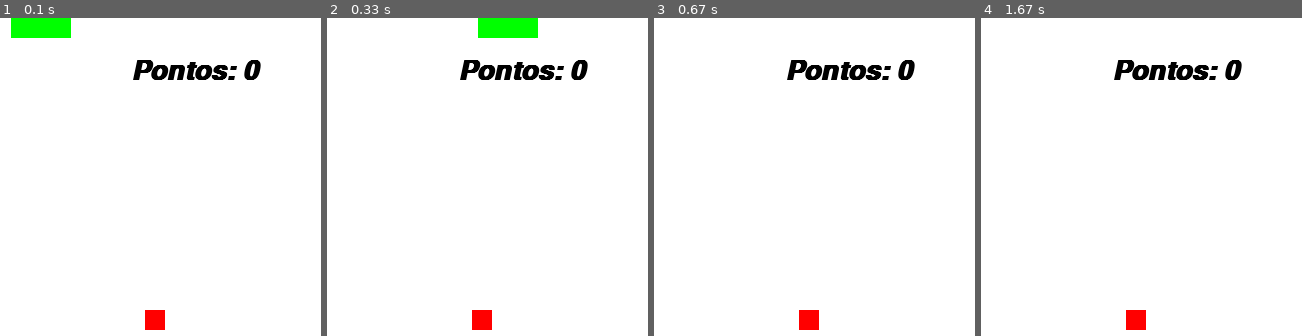
Above: before the commit, frames 1-4 (left to right).
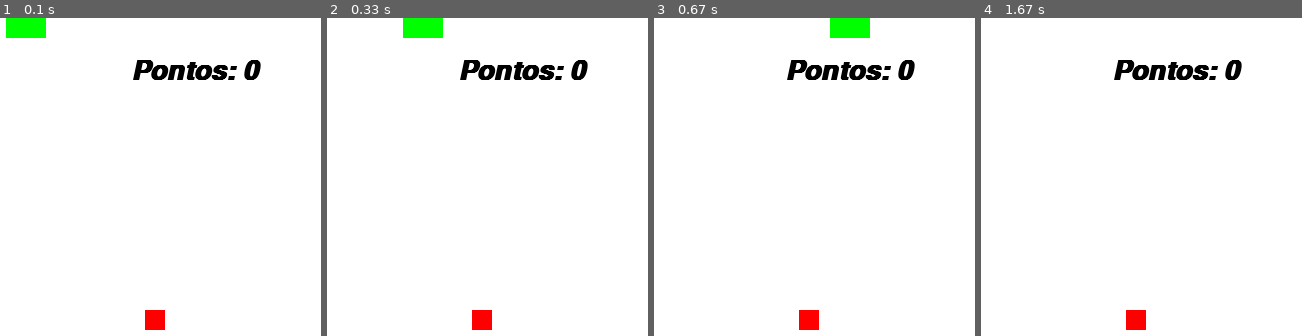
Above: after the commit, the same moments.

Repository: GBTorto/Estudo_Pygame
Game: pygame game, started from aula9-SnakeGame_parte_2.py
Two runs of this game, one before a commit and one after it. Both use one fixed random seed, a clock stepped at 60 frames per second and the inputs below.
Inputs:
- Up to frame 1 (0.1 s): no input
- Up to frame 2 (0.33 s): no input
- Up to frame 3 (0.67 s): hold D from 0.33 s (still down)
- Up to frame 4 (1.67 s): release D at 0.8 s

The runs differ from the first frame. In frame 1, 0.6% of the frame differs, in the area x 1-23%, y 0-7%; in frame 2, 2.0%, in the area x 23-66%, y 0-7%; in frame 3, 0.8%; in frame 4, nothing differs.

Commit message:
Finalização do jogo da cobrinha na aula 10

Diff:
--- /dev/null
+++ b/aula10-SnakeGame_parte_3.py
@@ -0,0 +1,162 @@
+import pygame
+from pygame.locals import *
+from sys import exit
+from random import randint
+
+# Inicia o pygame
+pygame.init()
+
+# Definir a largura e altura da tela
+largura_tela = 640
+altura_tela = 480
+tela = pygame.display.set_mode((largura_tela, altura_tela))
+
+# Define o título da janela
+pygame.display.set_caption('Jogo da Cobrinha')
+
+# Cores
+red = (255, 0, 0)
+green = (0, 255, 0)
+white = (255, 255, 255)
+black = (0, 0, 0)
+
+# Posição inicial da cobra
+x_cobra = largura_tela // 2
+y_cobra = altura_tela // 2
+
+# Controle de movimento
+velocidade = 20
+x_controle = velocidade
+y_controle = 0
+
+# Posição inicial da maçã
+def gerar_posicao_maca():
+    return randint(0, (largura_tela // 20) - 1) * 20, randint(0, (altura_tela // 20) - 1) * 20
+
+x_maca, y_maca = gerar_posicao_maca()
+
+# Fonte
+fonte = pygame.font.SysFont('arial', 40, True, True)
+pontos = 0
+
+# Frames
+clock = pygame.time.Clock()
+fps = 10
+
+# Sons
+pygame.mixer.init()
+pygame.mixer.music.set_volume(0.7)
+try:
+    pygame.mixer.music.load('./músicas/SUPER_MARIO_BROS_MÚSICAS.mp3')
+    pygame.mixer.music.play(-1)
+    barulho_colisao = pygame.mixer.Sound('./músicas/ringtone_mario.mp3')
+except:
+    print("Erro ao carregar arquivos de música.")
+    barulho_colisao = None
+
+# Corpo da cobra
+lista_cobra = []
+comprimento_inicial = 5
+morreu = False
+
+# Função para aumentar a cobra
+def aumenta_cobra(lista_cobra):
+    for x, y in lista_cobra:
+        pygame.draw.rect(tela, green, (x, y, 20, 20))
+
+# Função para reiniciar o jogo
+def reiniciar_jogo():
+    global pontos, comprimento_inicial, x_cobra, y_cobra, x_maca, y_maca, morreu, lista_cobra, x_controle, y_controle
+    pontos = 0
+    comprimento_inicial = 5
+    x_cobra = largura_tela // 2
+    y_cobra = altura_tela // 2
+    x_maca, y_maca = gerar_posicao_maca()
+    morreu = False
+    lista_cobra = []
+    x_controle = velocidade
+    y_controle = 0
+
+# Loop principal do jogo
+while True:
+    tela.fill(white)
+    mensagem = f'Pontos: {pontos}'
+    texto_formatado = fonte.render(mensagem, True, black)
+
+    for evento in pygame.event.get():
+        if evento.type == QUIT:
+            pygame.quit()
+            exit()
+
+        if evento.type == KEYDOWN:
+            if evento.key == K_a and x_controle == 0:
+                x_controle = -velocidade
+                y_controle = 0
+            if evento.key == K_d and x_controle == 0:
+                x_controle = velocidade
+                y_controle = 0
+            if evento.key == K_w and y_controle == 0:
+                y_controle = -velocidade
+                x_controle = 0
+            if evento.key == K_s and y_controle == 0:
+                y_controle = velocidade
+                x_controle = 0
+
+    x_cobra += x_controle
+    y_cobra += y_controle
+
+    # Teletransporte da borda
+    if x_cobra >= largura_tela:
+        x_cobra = 0
+    elif x_cobra < 0:
+        x_cobra = largura_tela - 20
+    if y_cobra >= altura_tela:
+        y_cobra = 0
+    elif y_cobra < 0:
+        y_cobra = altura_tela - 20
+
+    # Desenho da cobra e da maçã
+    cobra = pygame.draw.rect(tela, green, (x_cobra, y_cobra, 20, 20))
+    maca = pygame.draw.rect(tela, red, (x_maca, y_maca, 20, 20))
+
+    # Verifica colisão com a maçã
+    if cobra.colliderect(maca):
+        x_maca, y_maca = gerar_posicao_maca()
+        while [x_maca, y_maca] in lista_cobra:
+            x_maca, y_maca = gerar_posicao_maca()
+        pontos += 1
+        if barulho_colisao:
+            barulho_colisao.play()
+        comprimento_inicial += 1
+
+    # Atualiza a lista do corpo
+    lista_cabeca = [x_cobra, y_cobra]
+    lista_cobra.append(lista_cabeca)
+
+    if lista_cobra.count(lista_cabeca) > 1:
+        fonte2 = pygame.font.SysFont('arial', 20, True, True)
+        mensagem = 'Game over! Pressione R para jogar novamente'
+        texto_formatado = fonte2.render(mensagem, True, black)
+        ret_texto = texto_formatado.get_rect()
+        morreu = True
+        while morreu:
+            tela.fill(white)
+            for evento in pygame.event.get():
+                if evento.type == QUIT:
+                    pygame.quit()
+                    exit()
+                if evento.type == KEYDOWN and evento.key == K_r:
+                    reiniciar_jogo()
+            ret_texto.center = (largura_tela // 2, altura_tela // 2)
+            tela.blit(texto_formatado, ret_texto)
+            pygame.display.update()
+
+    if len(lista_cobra) > comprimento_inicial:
+        del lista_cobra[0]
+
+    aumenta_cobra(lista_cobra)
+
+    # Atualiza a tela
+    tela.blit(texto_formatado, (450, 40))
+    pygame.display.update()
+    clock.tick(fps)
--- a/aula9-SnakeGame_parte_2.py
+++ b/aula9-SnakeGame_parte_2.py
@@ -26,7 +26,7 @@
 y_cobra = 0
 
 # Controle
-velocidade = 10
+velocidade = 5
 x_controle = velocidade
 y_controle = 0
 
